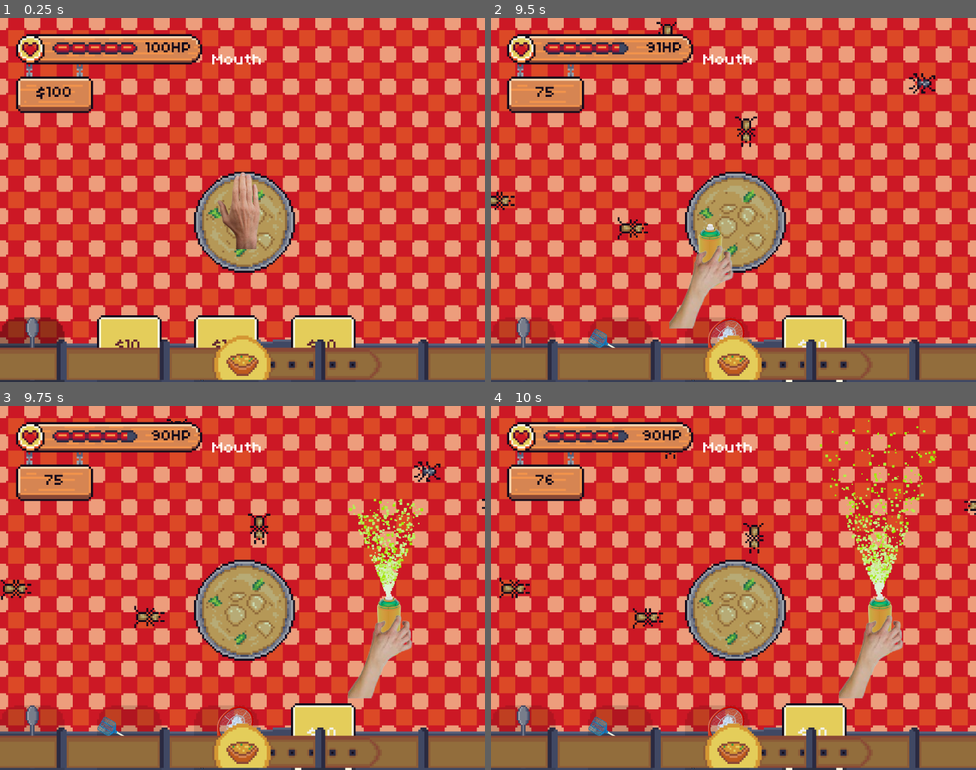
Above: before the commit, frames 1-4 (two rows, left to right).
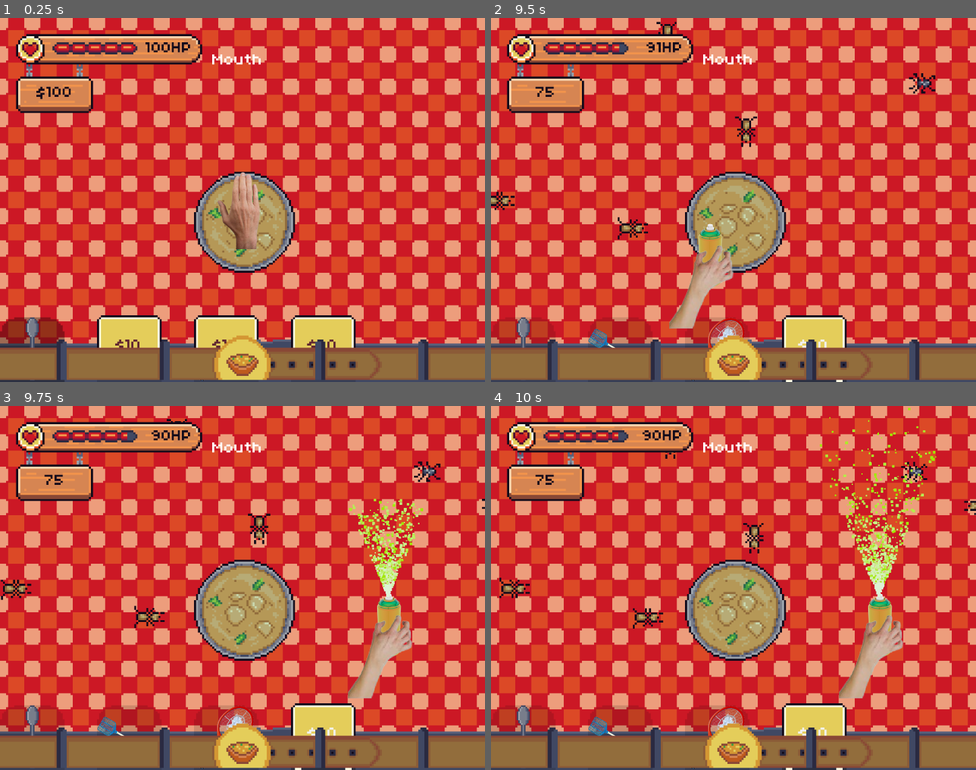
Above: after the commit, the same moments.

Repository: mattismoel/rage-room
Game: Godot game, scene res://scenes/game.tscn
Same seed, same stepped clock (60 frames per second), same inputs: the game is played once before the commit and once after it. The engine's default icon, where the game draws it, is replaced by a stand-in: a white triangle on a blue panel in a dark square.
Inputs (mouse positions are in pixels of both pictures, inside the frame that each line leads up to):
- Up to frame 1 (0.25 s): no input
- Up to frame 2 (9.5 s): click "$10" at 0.5 s; click (621, 360) at 1.25 s; click "$15" at 2 s; click (718, 360) at 2.75 s; click "$90" at 3.5 s; click "$90" at 4.25 s; click (815, 360) at 5 s; click "$90" at 5.75 s; move the mouse to (840, 181) at 6.52 s; press the mouse at (840, 181) at 6.53 s; move the mouse to (636, 218) at 7.27 s; release the mouse at (636, 218) at 7.28 s; click (636, 218) at 7.35 s; move the mouse to (782, 119) at 8.02 s; press the mouse at (782, 119) at 8.03 s; move the mouse to (709, 272) at 8.77 s; release the mouse at (709, 272) at 8.78 s; click (709, 272) at 8.85 s
- Up to frame 3 (9.75 s): move the mouse to (388, 642) at 9.52 s; press the mouse at (388, 642) at 9.53 s
- Up to frame 4 (10 s): no input

Frames 1-3 are identical in both runs. In frame 4, 0.1% of the frame differs, in the area x 11-90%, y 15-22%.
Error after the commit: Assertion failed: The 'slow_down()' method must be implemented by descendant! (res://scenes/insects/insect.gd:46)

Commit message:
added slow_down function on Insect base class

Diff:
--- a/scenes/equipment/spray/spray.tscn
+++ b/scenes/equipment/spray/spray.tscn
@@ -10,21 +10,6 @@
 
 [sub_resource type="Gradient" id="Gradient_rv44h"]
 colors = PackedColorArray(0.86572, 0.946333, 0.833933, 1, 0.63154, 0.911392, 0, 1)
-
-[sub_resource type="Animation" id="Animation_rv44h"]
-resource_name = "idle"
-tracks/0/type = "value"
-tracks/0/imported = false
-tracks/0/enabled = true
-tracks/0/path = NodePath("IdleSprite:frame")
-tracks/0/interp = 1
-tracks/0/loop_wrap = true
-tracks/0/keys = {
-"times": PackedFloat32Array(0, 0.0333333),
-"transitions": PackedFloat32Array(1, 1),
-"update": 1,
-"values": [0, 0]
-}
 
 [sub_resource type="Animation" id="Animation_5dnex"]
 length = 0.001
@@ -65,6 +50,21 @@
 "values": [Vector2(1, -8.99999)]
 }
 
+[sub_resource type="Animation" id="Animation_rv44h"]
+resource_name = "idle"
+tracks/0/type = "value"
+tracks/0/imported = false
+tracks/0/enabled = true
+tracks/0/path = NodePath("IdleSprite:frame")
+tracks/0/interp = 1
+tracks/0/loop_wrap = true
+tracks/0/keys = {
+"times": PackedFloat32Array(0, 0.0333333),
+"transitions": PackedFloat32Array(1, 1),
+"update": 1,
+"values": [0, 0]
+}
+
 [sub_resource type="Animation" id="Animation_3aq3i"]
 resource_name = "spray"
 length = 1.5
@@ -103,7 +103,7 @@
 "transitions": PackedFloat32Array(1),
 "values": [{
 "args": [],
-"method": &"_kill_intersecting_insects"
+"method": &"_spray_intersecting_insects"
 }]
 }
 
@@ -135,11 +135,10 @@
 scale = Vector2(0.0856432, 0.0856432)
 texture = ExtResource("4_3t4sn")
 
-[node name="SprayState" type="Node2D" parent="StateMachine" node_paths=PackedStringArray("_idle_state", "_hit_area", "_particle_system", "_animation_player")]
+[node name="SprayState" type="Node2D" parent="StateMachine" node_paths=PackedStringArray("_idle_state", "_hit_area", "_animation_player")]
 script = ExtResource("4_p4y8h")
 _idle_state = NodePath("../IdleState")
 _hit_area = NodePath("Area2D")
-_particle_system = NodePath("CPUParticles2D")
 _animation_player = NodePath("../../AnimationPlayer")
 metadata/_custom_type_script = "uid://cjgkt6mw5ow4l"
 
--- a/scenes/equipment/spray/spray_state.gd
+++ b/scenes/equipment/spray/spray_state.gd
@@ -1,9 +1,12 @@
 class_name SprayState
 extends State
 
+@export var slow_down_multiplier: float = 3
+@export var health_damage: float = 10
+
+@export_category("References")
 @export var _idle_state: State
 @export var _hit_area: Area2D
-@export var _particle_system: CPUParticles2D
 @export var _animation_player: AnimationPlayer
 
 func enter() -> void:
@@ -18,8 +21,9 @@
 	super()
 	hide()
 
-func _kill_intersecting_insects() -> void:
+func _spray_intersecting_insects() -> void:
 	var overlapping_areas: Array[Area2D] = _hit_area.get_overlapping_areas()
 	for area in overlapping_areas:
 		if area.get_parent() is Insect:
-			InsectManager.kill(area.get_parent())
+			var insect = area.get_parent()
+			insect.spray(slow_down_multiplier, health_damage)
--- a/scenes/insects/insect.gd
+++ b/scenes/insects/insect.gd
@@ -8,10 +8,14 @@
 ## Emitted whenever the insect is killed. It containes a reference to itself.
 signal killed(insect: Insect)
 
+## This value will be increased if the insect is slowed down (e.g. by the spray)
+var slow_down_multiplier: float = 1.0
+
 ## The amount of damage per bite.
 @export var damage: float = 1.0
 
 @export var _target_zone: TargetZone
+
 
 func _ready() -> void:
 	InsectManager.add([self])
@@ -33,12 +37,21 @@
 
 ## Targets the input target t.
 ## This must be implemented by the descendant.
-func target(t: Target) -> void:
+func target(_t: Target) -> void:
 	assert(false, "The 'target()' method must be implemented by descendant!")
+	pass
+
+## This function must be implemented in the specific insect to slow down properly
+func slow_down() -> void:
+	assert(false, "The 'slow_down()' method must be implemented by descendant!")
 	pass
 
 func kill() -> void:
 	killed.emit(self)
 
+func spray(slow_down: float, health_damage: float) -> void:
+	slow_down_multiplier = slow_down
+	slow_down()
+
 func _on_area_entered(area: Area2D) -> void:
 	pass
--- a/scripts/insect_manager.gd
+++ b/scripts/insect_manager.gd
@@ -69,7 +69,8 @@
 
 	count_changed.emit(new_count)
 
-	insect.kill()
+	insect.kill() # This is emitting the "killed" signal twice?
+	# Is it not currently redundant?
 
 	if _debug_kill_insect:
 		print("Killed insect %s" % insect.name)
